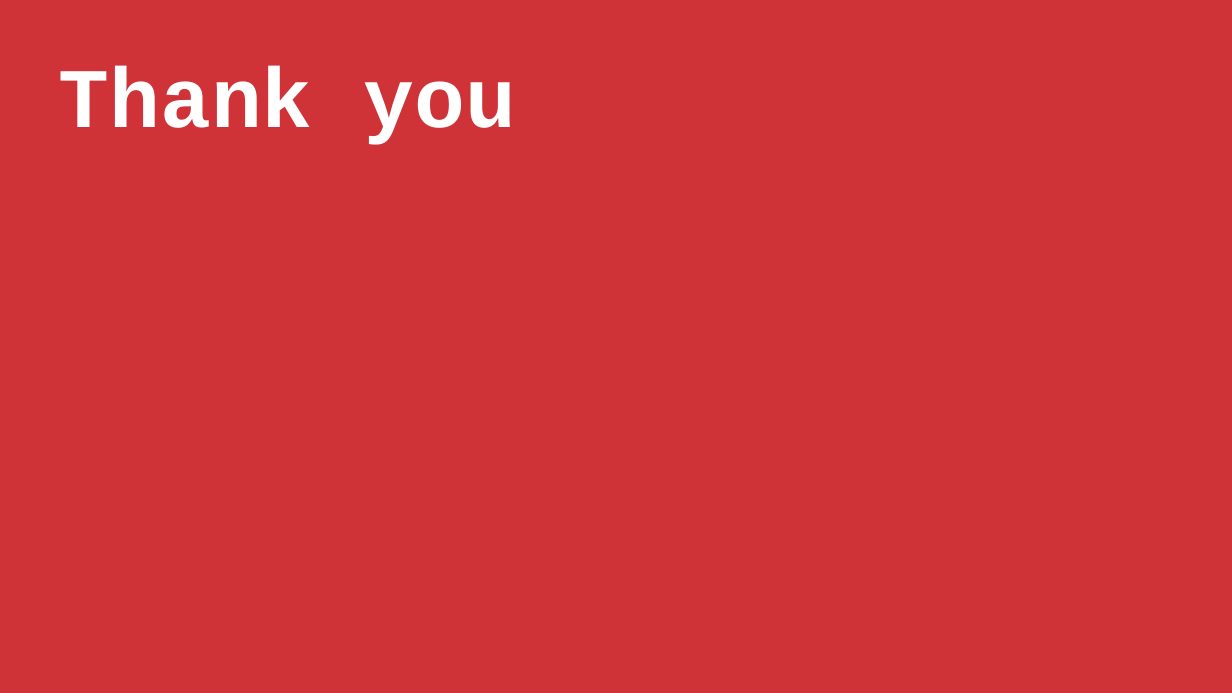
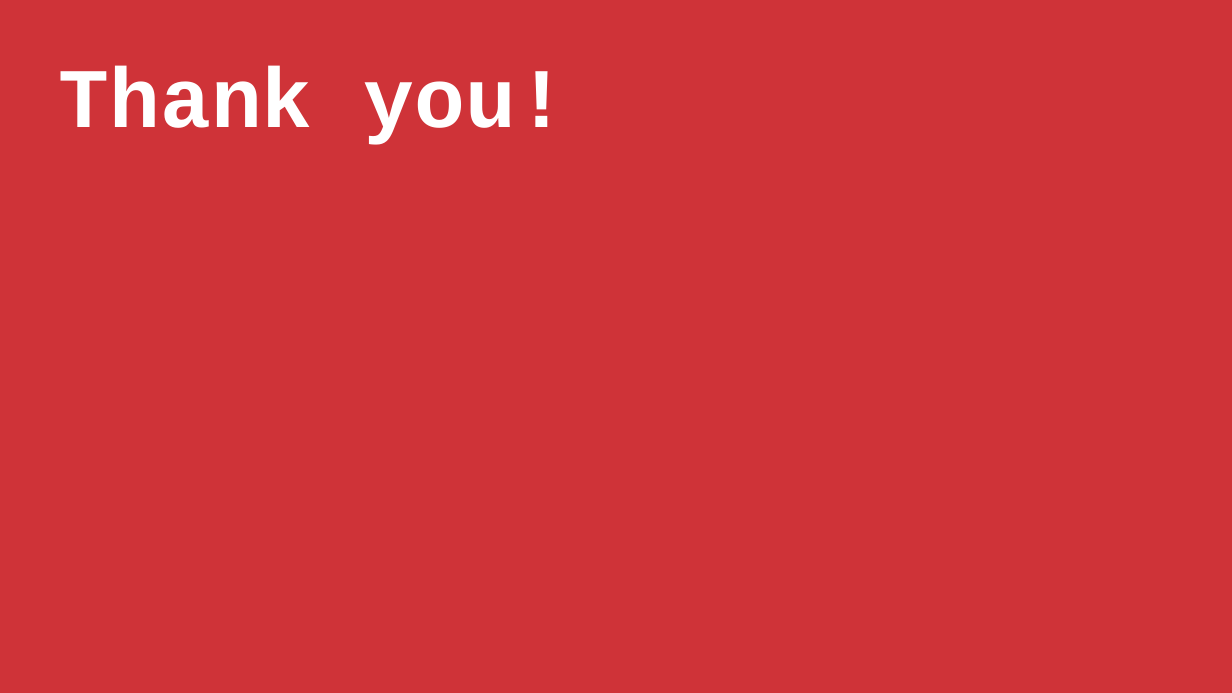
Before and after one commit to stringfestdata/modern-excel-demo-day, a slide deck: slide 22 of modern-excel-demo-day.pptx (slide 9 before the commit). Drawn at 1232x693 pixels with LibreOffice and Linux fonts; fonts in the diff are those of the drawing. Boxes give left, top, right and bottom in pixels: in the first picture for what was removed or moved away, otherwise in the second. Text is boxed around its words. In the diff, an @@ line names an element or a change of style, - is before the commit and + after.

```diff
--- a/modern-excel-demo-day.pptx
+++ b/modern-excel-demo-day.pptx
@@ text at (x1=59, y1=66, x2=567, y2=145): text changed @@
-Thank you
+Thank you!
```
Also in this commit, not shown: 19 slides added, 5 slides removed, 1 other file.
